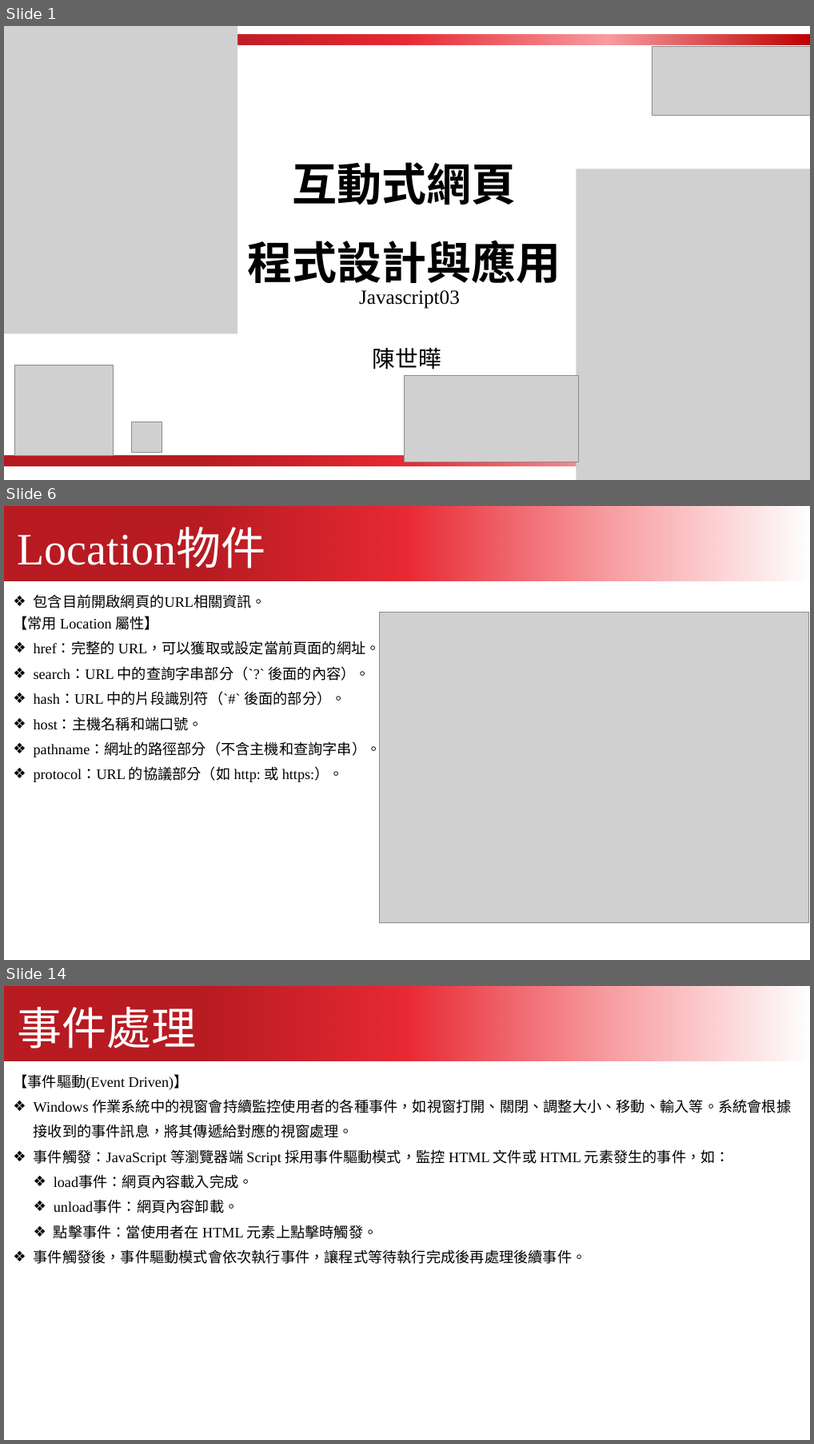
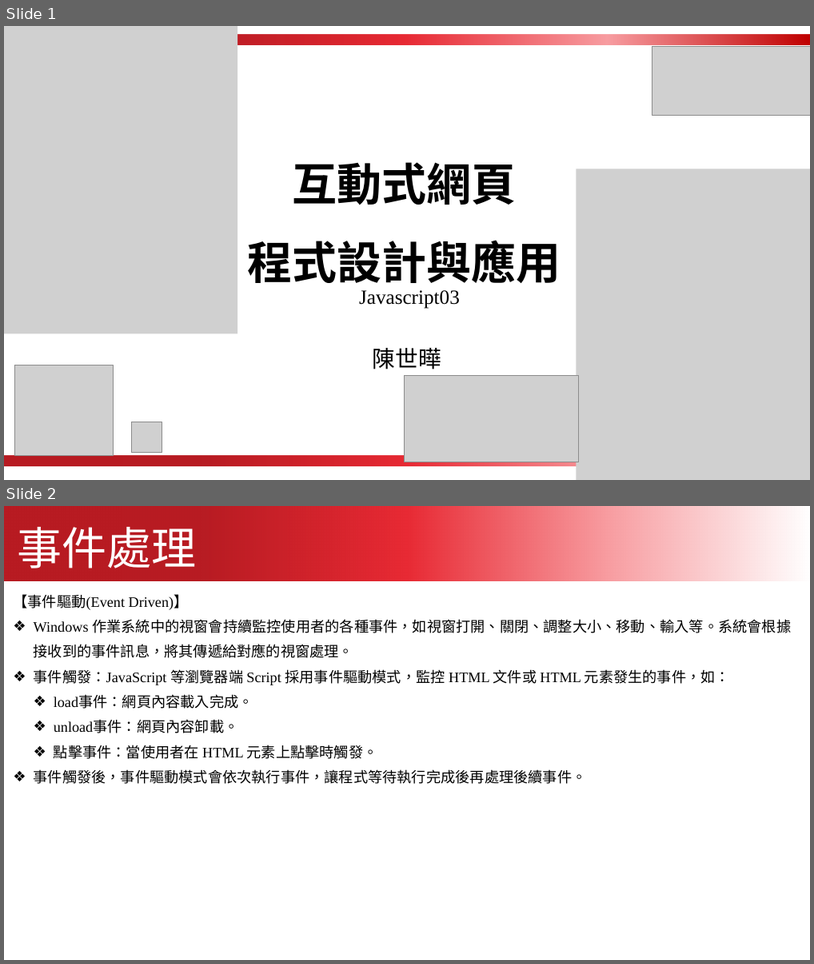
Before and after one commit to kcwc1029/blog-web, a slide deck: JavaScript/javascript_03.pptx. Shown one above the other, each under a label of ours: slides 1, 6 and 14 before the commit, slides 1 and 2 after it; the slides between them are not shown. The pictures are 814x1444 and 814x964 pixels, drawn with LibreOffice and Linux fonts; fonts in the diff are those of the drawing; grey boxes stand for pictures. Boxes give left, top, right and bottom in pixels: in the first picture for what was removed or moved away, otherwise in the second. Text is boxed around its words. In the diff, an @@ line names an element or a change of style, - is before the commit and + after.

```diff
--- a/JavaScript/javascript_03.pptx
+++ b/JavaScript/javascript_03.pptx
@@ slide 6 removed at <box>4,506,810,960</box>, background #FFFFFF @@
@@ freeform shape removed at <box>4,506,810,580</box> @@
@@ text removed at <box>18,529,266,568</box> @@
-Location物件
@@ text removed at <box>34,594,267,608</box> @@
-❖ 包含目前開啟網頁的URL相關資訊。
@@ text removed at <box>13,616,382,782</box> @@
-【常用 Location 屬性】
-❖ href：完整的 URL，可以獲取或設定當前頁面的網址。
-❖ search：URL 中的查詢字串部分（`?` 後面的內容）。
-❖ hash：URL 中的片段識別符（`#` 後面的部分）。
-❖ host：主機名稱和端口號。
-❖ pathname：網址的路徑部分（不含主機和查詢字串）。
-❖ protocol：URL 的協議部分（如 http: 或 https:）。
@@ picture removed at <box>379,612,809,922</box> @@
@@ what was slide 14 is now slide 2 @@
```
Also in this commit, not shown: 18 slides added, 11 other slides removed, 6 other files.
